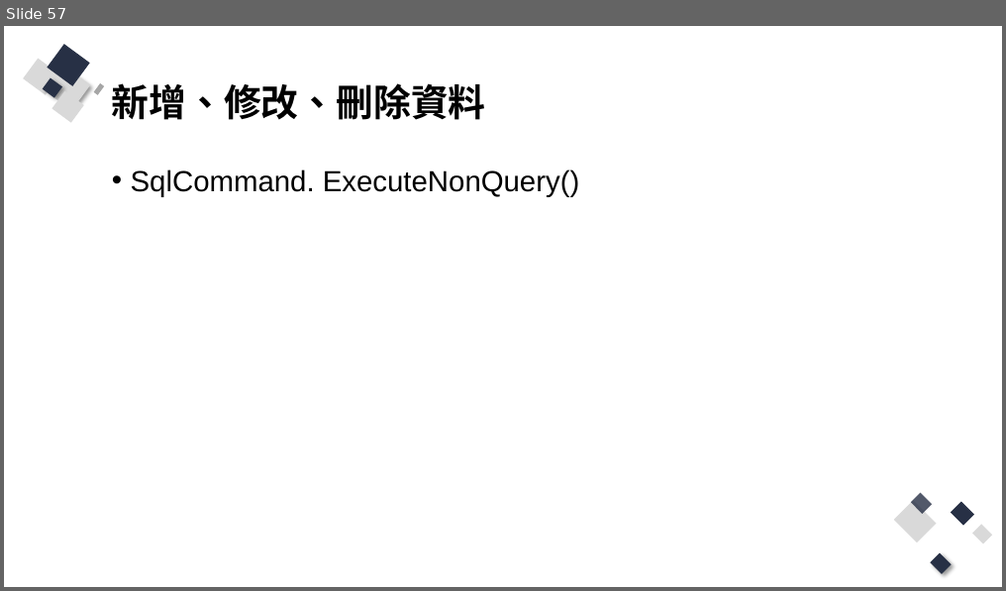
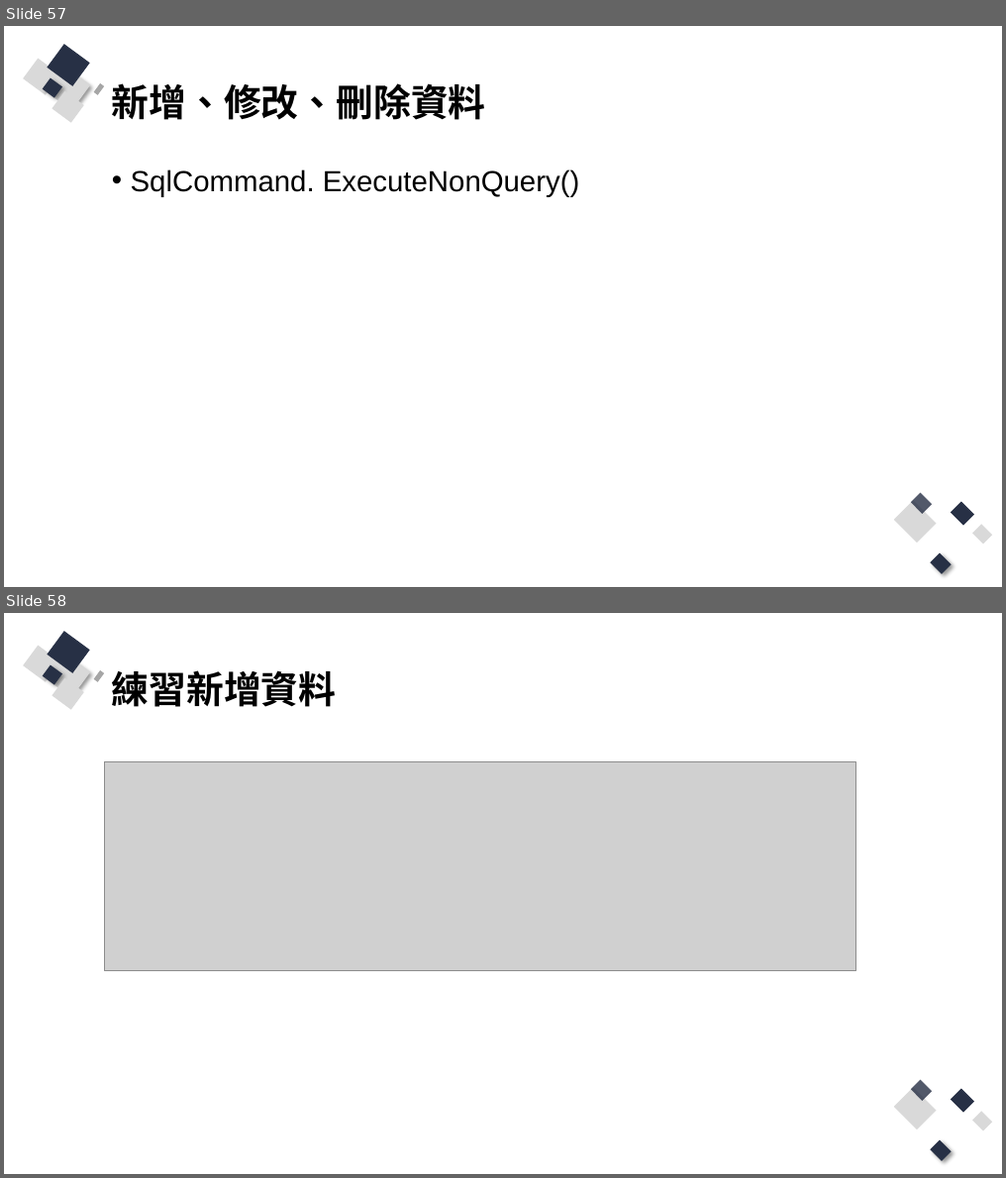
Before and after one commit to Q81JIAXIONG/-, a slide deck: 投影片/3.網站程式與資料庫溝通、互動.pptx. Shown one above the other, each under a label of ours: slide 57 before the commit, slides 57 and 58 after it. The pictures are 1006x591 and 1006x1178 pixels, drawn with LibreOffice and Linux fonts; fonts in the diff are those of the drawing; grey boxes stand for pictures. Boxes give left, top, right and bottom in pixels: in the first picture for what was removed or moved away, otherwise in the second. Text is boxed around its words. In the diff, an @@ line names an element or a change of style, - is before the commit and + after.

```diff
--- a/投影片/3.網站程式與資料庫溝通、互動.pptx
+++ b/投影片/3.網站程式與資料庫溝通、互動.pptx
@@ slide 58 added at box(4, 613, 1002, 1174), background #FFFFFF; not listed: 13 template elements that a slide beside it also shows @@
@@ title added at box(112, 670, 337, 707), 36 pt, text #000000, bold @@
+練習新增資料
@@ picture added at box(104, 761, 856, 970) @@
```
Also in this commit, not shown: 5 slides changed, 5 other slides added, 13 other files.
